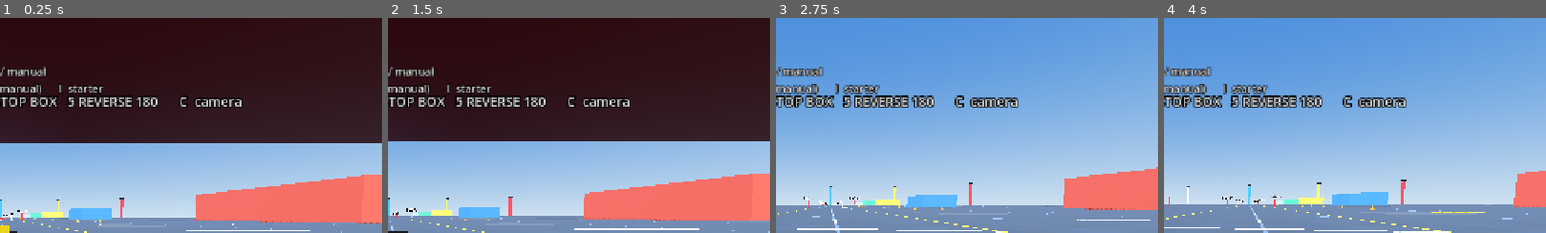
Above: before the commit, frames 1-4 (left to right).
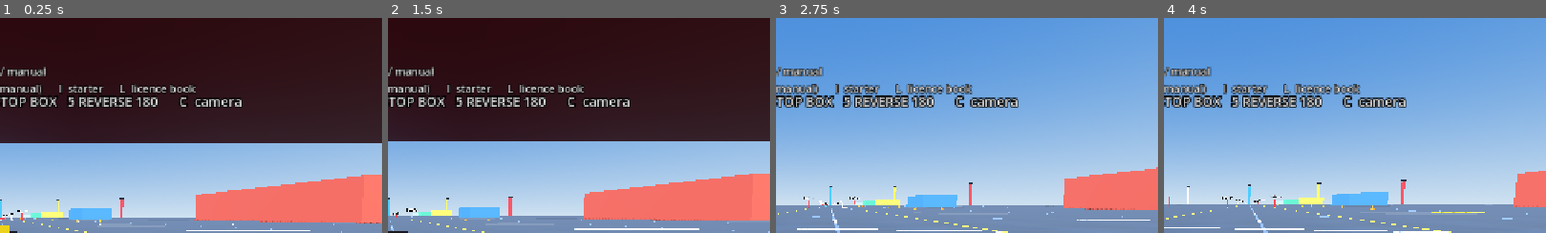
Above: after the commit, the same moments.

Repository: kokosro/factory-driver
Game: Godot game, scene res://scenes/main.tscn
The game is run twice, just before and just after one commit, with the same random seed, the same clock (stepped at 60 frames per second) and the same inputs.
Inputs:
- Up to frame 1 (0.25 s): no input
- Up to frame 2 (1.5 s): tap Enter at 0.5 s; hold Right (steer_right) 0.53-1.28 s; hold I (starter) 0.53-1.28 s; hold Down (brake) from 1.28 s (still down); tap G (abs_toggle) at 1.35 s
- Up to frame 3 (2.75 s): tap I (starter) at 1.55 s; release Down (brake) at 2.03 s; hold Right (steer_right) from 2.03 s (still down); hold I (starter) from 2.03 s (still down); tap C (camera_cycle) at 2.1 s
- Up to frame 4 (4 s): release Right (steer_right) at 2.78 s; release I (starter) at 2.78 s; hold Up (accelerate) 2.78-3.53 s; tap Shift (clutch_pedal) at 2.85 s; tap I (starter) at 3.05 s; hold Left (steer_left) from 3.53 s (still down); hold I (starter) from 3.53 s (still down); tap N (gearbox_mode) at 3.6 s
The pictures show only the part of the screen within x 50-100%, y 0-50%; the shares and areas given below are measured in that part.

The runs differ from the first frame. In frame 1, 0.4% of the frame differs, in the area x 31-52%, y 30-35%; in frame 2, 0.4%; in frame 3, 0.8%, in the area x 31-52%, y 30-36%; in frame 4, 0.7%.

Commit message:
HUD: the licence card overlay and the gate hint by the aid lamps, L in the controls text

Diff:
--- a/scenes/hud.tscn
+++ b/scenes/hud.tscn
@@ -350,6 +350,61 @@
 text = "ODO 0.0 km"
 horizontal_alignment = 2
 vertical_alignment = 2
+
+[node name="GateHint" type="Label" parent="."]
+visible = false
+anchors_preset = 3
+anchor_left = 1.0
+anchor_top = 1.0
+anchor_right = 1.0
+anchor_bottom = 1.0
+offset_left = -760.0
+offset_top = -200.0
+offset_right = -370.0
+offset_bottom = -174.0
+grow_horizontal = 0
+grow_vertical = 0
+theme_override_colors/font_color = Color(1, 0.7, 0.15, 1)
+theme_override_colors/font_outline_color = Color(0, 0, 0, 1)
+theme_override_constants/outline_size = 6
+theme_override_font_sizes/font_size = 18
+horizontal_alignment = 2
+vertical_alignment = 2
+
+[node name="LicenceCardBack" type="ColorRect" parent="."]
+visible = false
+anchors_preset = 8
+anchor_left = 0.5
+anchor_top = 0.5
+anchor_right = 0.5
+anchor_bottom = 0.5
+offset_left = -560.0
+offset_top = -250.0
+offset_right = 560.0
+offset_bottom = 250.0
+grow_horizontal = 2
+grow_vertical = 2
+mouse_filter = 2
+color = Color(0, 0, 0, 0.72)
+
+[node name="LicenceCard" type="Label" parent="."]
+visible = false
+anchors_preset = 8
+anchor_left = 0.5
+anchor_top = 0.5
+anchor_right = 0.5
+anchor_bottom = 0.5
+offset_left = -540.0
+offset_top = -240.0
+offset_right = 540.0
+offset_bottom = 240.0
+grow_horizontal = 2
+grow_vertical = 2
+theme_override_colors/font_color = Color(1, 1, 1, 1)
+theme_override_colors/font_outline_color = Color(0, 0, 0, 1)
+theme_override_constants/outline_size = 6
+theme_override_font_sizes/font_size = 20
+autowrap_mode = 3
 
 [node name="ControlsLabel" type="Label" parent="."]
 offset_left = 24.0
@@ -363,7 +418,7 @@
 text = "Up / W  accelerate      Down / S  brake (press again at a stop: reverse)
 Left / A, Right / D  steer      Space  handbrake      R  reset car
 Q / E  shift down / up (manual; under neutral: reverse)      M  automatic / manual
-N  sport / comfort / eco      T  TCS      G  ABS      K  SC      Left Shift  clutch (manual)      I  starter"
+N  sport / comfort / eco      T  TCS      G  ABS      K  SC      Left Shift  clutch (manual)      I  starter      L  licence book"
 
 [node name="MissionLabel" type="Label" parent="."]
 offset_left = 24.0
--- a/scripts/hud.gd
+++ b/scripts/hud.gd
@@ -5,7 +5,10 @@
 ## bar under it and the coolant bar under that, to the left of those the tyre
 ## bar with the brake bar under it (the hotter axle each, labelled), and a lamp
 ## each for the three driver aids. The mission line and banner only show what
-## they are handed (see scripts/mission_manager.gd).
+## they are handed (see scripts/mission_manager.gd); so do the licence card
+## (the licence book and the theory quiz's question cards, one overlay,
+## scripts/licence_manager.gd) and the gate hint beside the aid lamps (what
+## a refused clutch key or aid switch says).
 ## The odometer's line sits over the aid lamps (see set_odometer).
 
 ## Tach text colour normally and from ArcadeCar.SHIFT_LIGHT_RPM up.
@@ -108,6 +111,9 @@
 @onready var _abs_lamp: Label = $AbsLamp
 @onready var _sc_lamp: Label = $ScLamp
 @onready var _odometer_label: Label = $OdometerLabel
+@onready var _gate_hint: Label = $GateHint
+@onready var _licence_card_back: ColorRect = $LicenceCardBack
+@onready var _licence_card: Label = $LicenceCard
 
 ## The odometer as last written on its label [tenths of a km]; the label's text
 ## is only made anew when this changes, every 100 m.
@@ -285,6 +291,31 @@
 	return fill
 
 
+## The gate hint on the aid lamps' line, to their left: `text`, or nothing
+## for "". The licence manager puts it up when the clutch key or an aid
+## switch is refused and takes it down again.
+func set_gate_hint(text: String) -> void:
+	_gate_hint.text = text
+	_gate_hint.visible = text != ""
+
+
+## The licence card: one overlay for the licence book and the theory quiz's
+## question cards, `text` on a dark panel in the middle of the screen.
+func show_licence_card(text: String) -> void:
+	_licence_card.text = text
+	_licence_card.visible = true
+	_licence_card_back.visible = true
+
+
+func hide_licence_card() -> void:
+	_licence_card.visible = false
+	_licence_card_back.visible = false
+
+
+func licence_card_visible() -> bool:
+	return _licence_card.visible
+
+
 ## The mission line under the controls text.
 func set_mission_line(text: String, color: Color) -> void:
 	_mission_label.text = text
